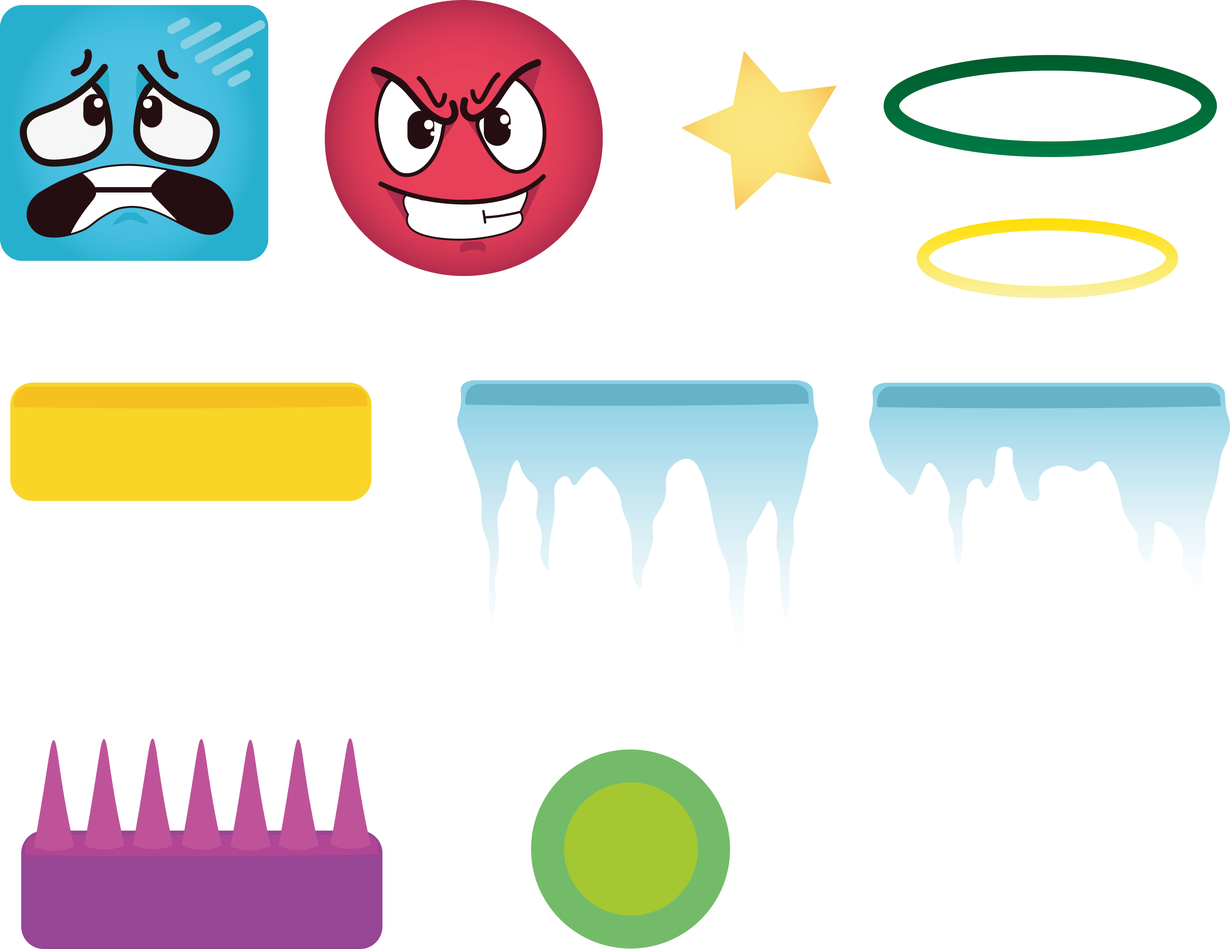
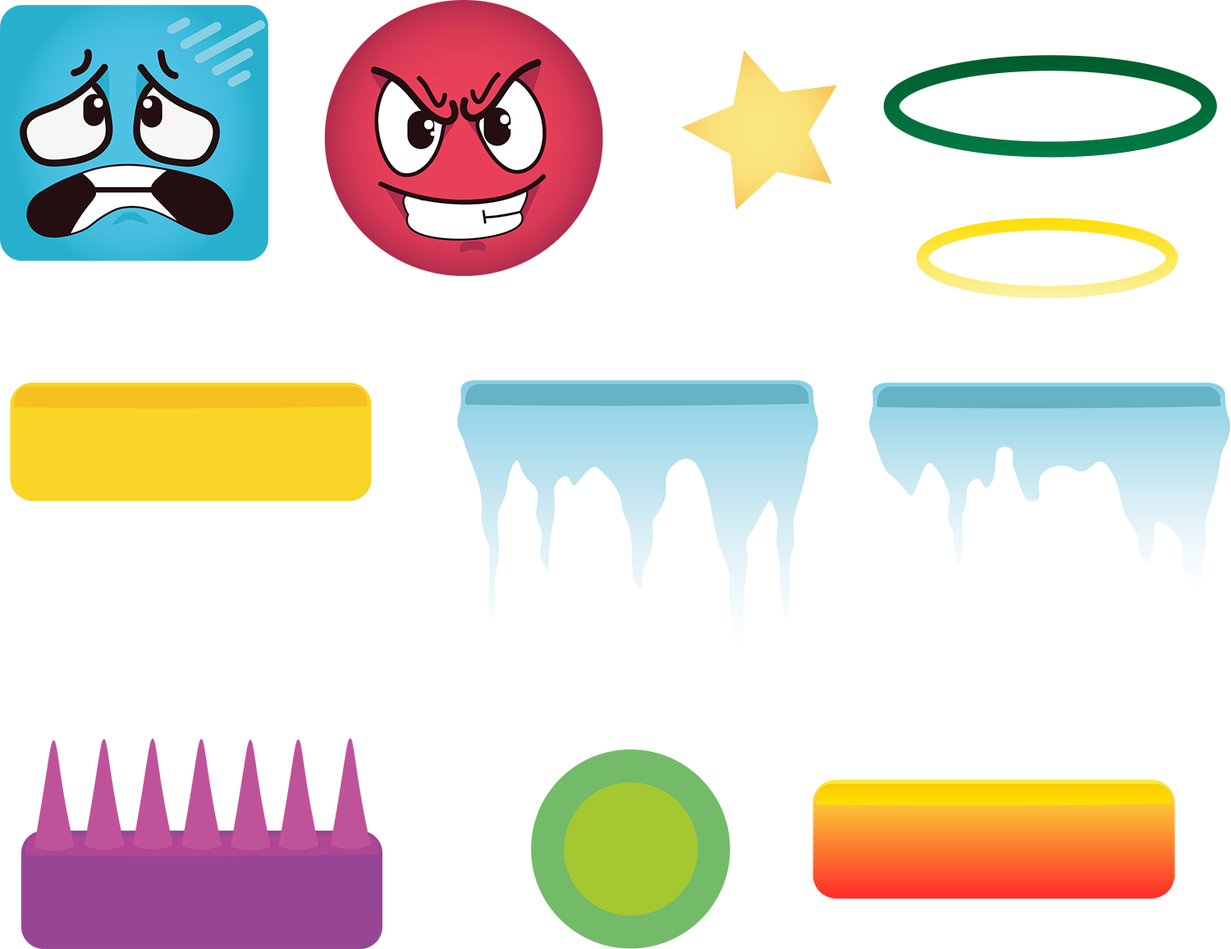
Layer changes from the first w=1231, h=949 image to the second:
added layer "Layer 2" above "Layer 1" over (812, 778, 1176, 899)
